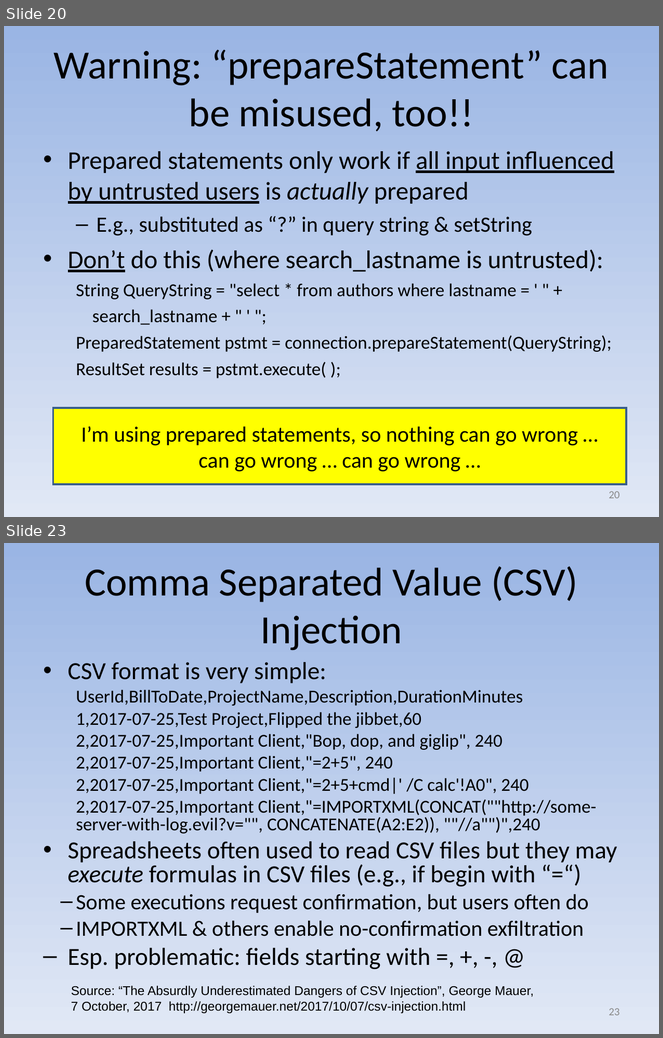
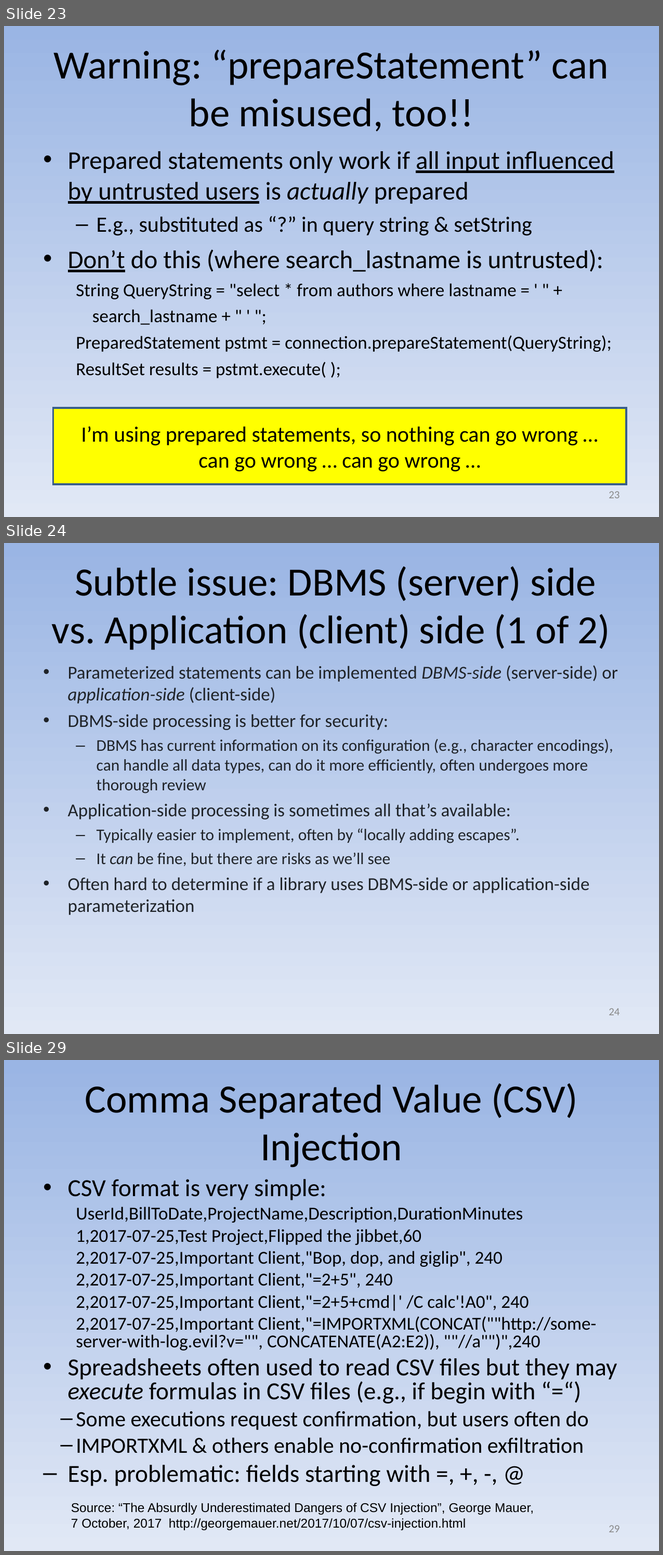
Before and after one commit to david-a-wheeler/david-a-wheeler.github.io, a slide deck: secure-class/presentations/Secure-Software-5-Call-Out.ppt. Shown one above the other, each under a label of ours: slides 20 and 23 before the commit, slides 23, 24 and 29 after it; the slides between them are not shown. The pictures are 663x1038 and 663x1555 pixels, drawn with LibreOffice and Linux fonts; fonts in the diff are those of the drawing. Boxes give left, top, right and bottom in pixels: in the first picture for what was removed or moved away, otherwise in the second. Text is boxed around its words. In the diff, an @@ line names an element or a change of style, - is before the commit and + after.

Commit message:
Update deck 5 to discuss "parameterized statements"
Prepared statements are one way to get parameterized
statements, but in some ecosystems there's more than
one way. Extend this discussion.

```diff
--- a/secure-class/presentations/Secure-Software-5-Call-Out.ppt
+++ b/secure-class/presentations/Secure-Software-5-Call-Out.ppt
@@ slide 24 added at (4,543,659,1034), background gradient #9AB5E4 to #E1E8F5 @@
@@ title added at (52,566,610,650), 44 pt, text #000000 @@
+Subtle issue: DBMS (server) side vs. Application (client) side (1 of 2)
@@ text added at (68,665,618,915), 20 pt, text #1F2328 @@
+• Parameterized statements can be implemented DBMS-side (server-side) or application-side (client-side)
+• DBMS-side processing is better for security:
+  – DBMS has current information on its configuration (e.g., character encodings), can handle all data types, can do it more efficiently, often undergoes more thorough review
+• Application-side processing is sometimes all that’s available:
+  – Typically easier to implement, often by “locally adding escapes”.
+  – It can be fine, but there are risks as we’ll see
+• Often hard to determine if a library uses DBMS-side or application-side parameterization
@@ page number added at (609,1008,620,1016), 12 pt, text #898989 @@
+24
@@ what was slide 20 is now slide 23 @@
@@ page number at (609,491,620,499): text changed @@
-20
+23
@@ what was slide 23 is now slide 29 @@
@@ page number at (609,1525,620,1533): text changed @@
-23
+29
```
Also in this commit, not shown: 7 slides changed, 5 other slides added.
